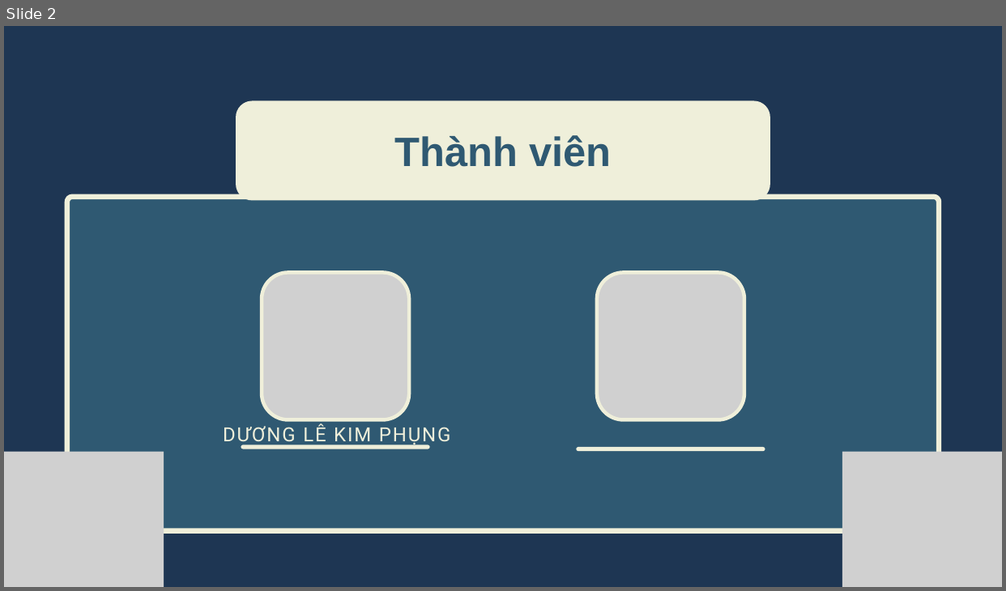
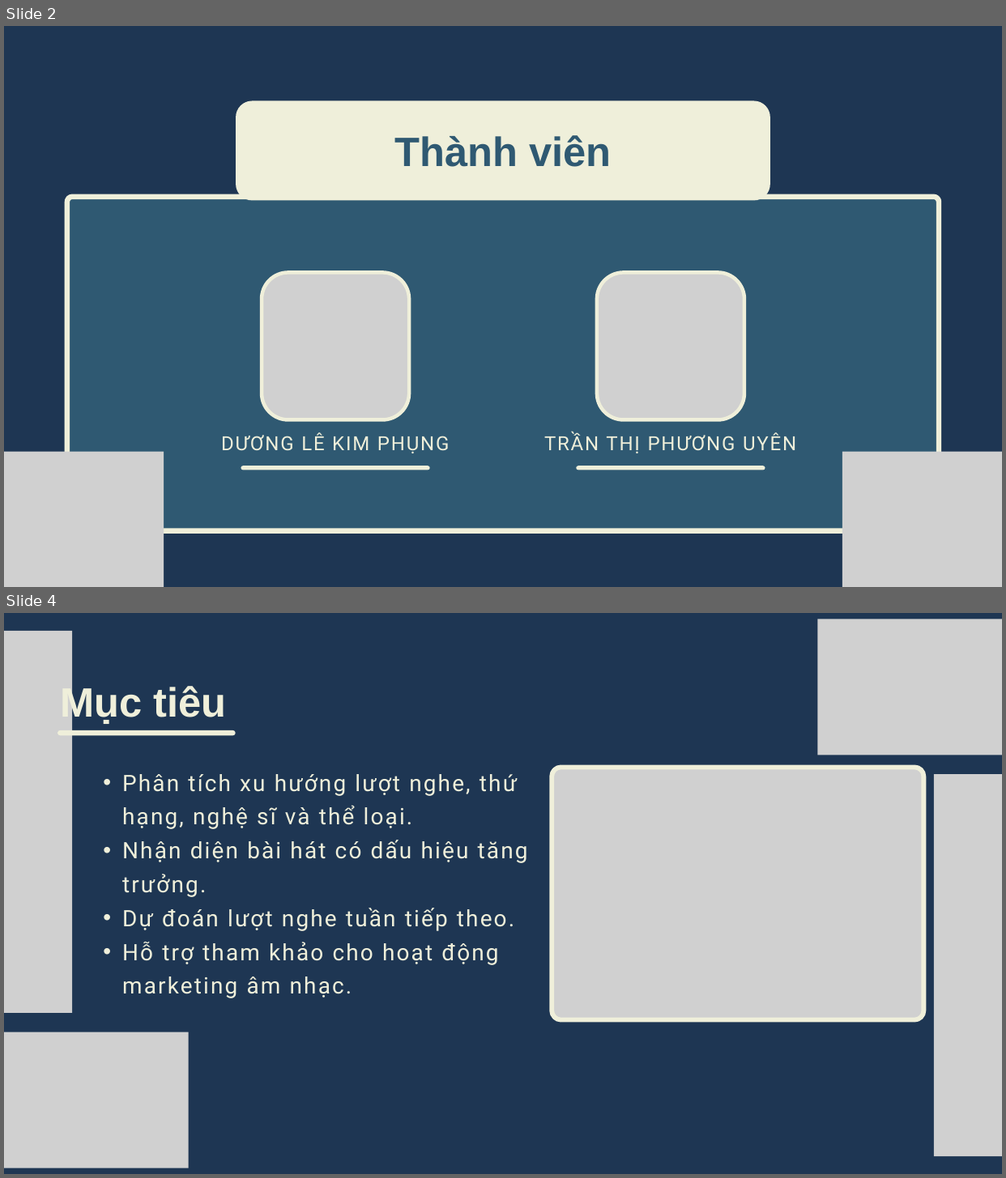
Before and after one commit to kimphungduongle9-debug/spotify-vn-trend-analysis, a slide deck: slides/Slide_Phan_tich_Spotify.pptx. Shown one above the other, each under a label of ours: slide 2 before the commit, slides 2 and 4 after it; the slides between them are not shown. The pictures are 1006x591 and 1006x1178 pixels, drawn with LibreOffice and Linux fonts; fonts in the diff are those of the drawing; grey boxes stand for pictures. Boxes give left, top, right and bottom in pixels: in the first picture for what was removed or moved away, otherwise in the second. Text is boxed around its words. In the diff, an @@ line names an element or a change of style, - is before the commit and + after.

```diff
--- a/slides/Slide_Phan_tich_Spotify.pptx
+++ b/slides/Slide_Phan_tich_Spotify.pptx
@@ slide 4 added at [4, 613, 1002, 1174], background #1E3653 @@
@@ picture added at [4, 631, 72, 1013] @@
@@ picture added at [817, 619, 1002, 756] @@
@@ text added at [60, 684, 227, 726], 59.2 pt, text #EFEFDA, bold @@
+Mục tiêu
@@ line added from (60, 733) to (233, 733), #EFEFDA 7.5 pt @@
@@ text added at [122, 774, 528, 999], 32.8 pt, text #EFEFDA @@
+  • Phân tích xu hướng lượt nghe, thứ hạng, nghệ sĩ và thể loại.
+  • Nhận diện bài hát có dấu hiệu tăng trưởng.
+  • Dự đoán lượt nghe tuần tiếp theo.
+  • Hỗ trợ tham khảo cho hoạt động marketing âm nhạc.
@@ picture added at [552, 767, 923, 1020] @@
@@ picture added at [934, 774, 1002, 1157] @@
@@ picture added at [4, 1032, 188, 1169] @@
@@ slide 2 changed as well @@
@@ text "DƯƠNG LÊ KIM PHỤNG": place and size @@
-text "DƯƠNG LÊ KIM PHỤNG" at [223, 424, 451, 446]
+text "DƯƠNG LÊ KIM PHỤNG" at [221, 433, 450, 454]
@@ text added at [544, 433, 796, 454], 28.1 pt, text #EFEFDA @@
+TRẦN THỊ PHƯƠNG UYÊN
@@ line moved from (243, 447) - (428, 447) to (243, 468) - (428, 468) @@
@@ line moved from (578, 449) - (763, 449) to (578, 468) - (763, 468) @@
```
Also in this commit, not shown: 1 other slide changed, 16 other slides added, 9 slides removed, 1 other file.
